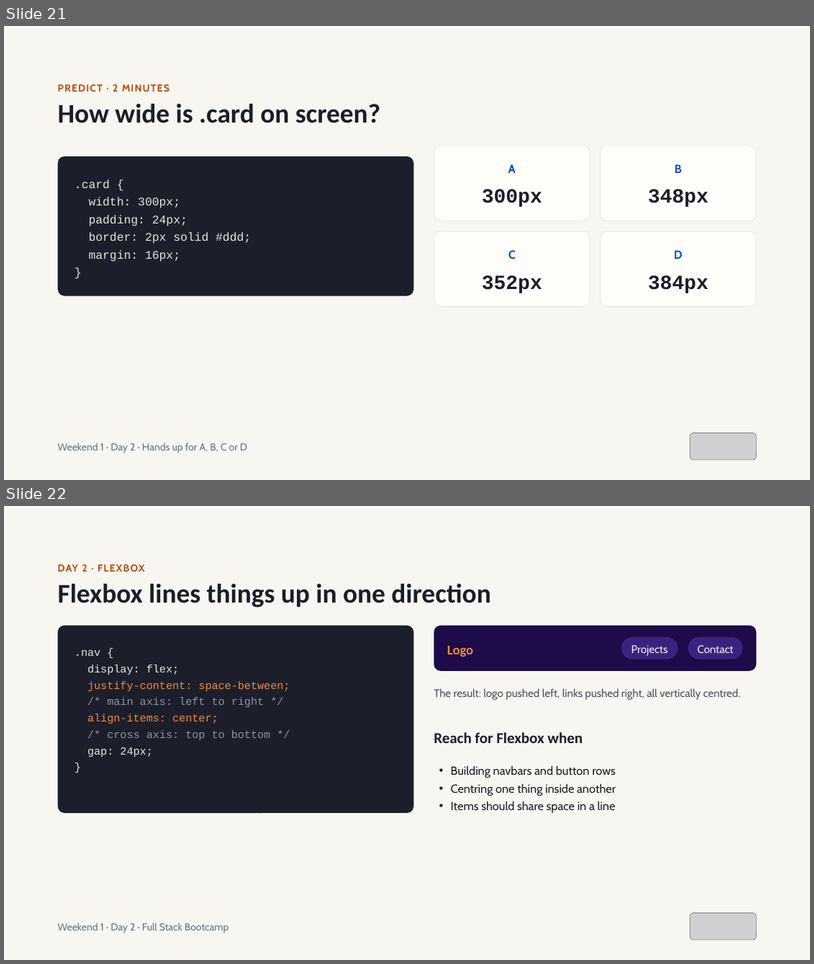
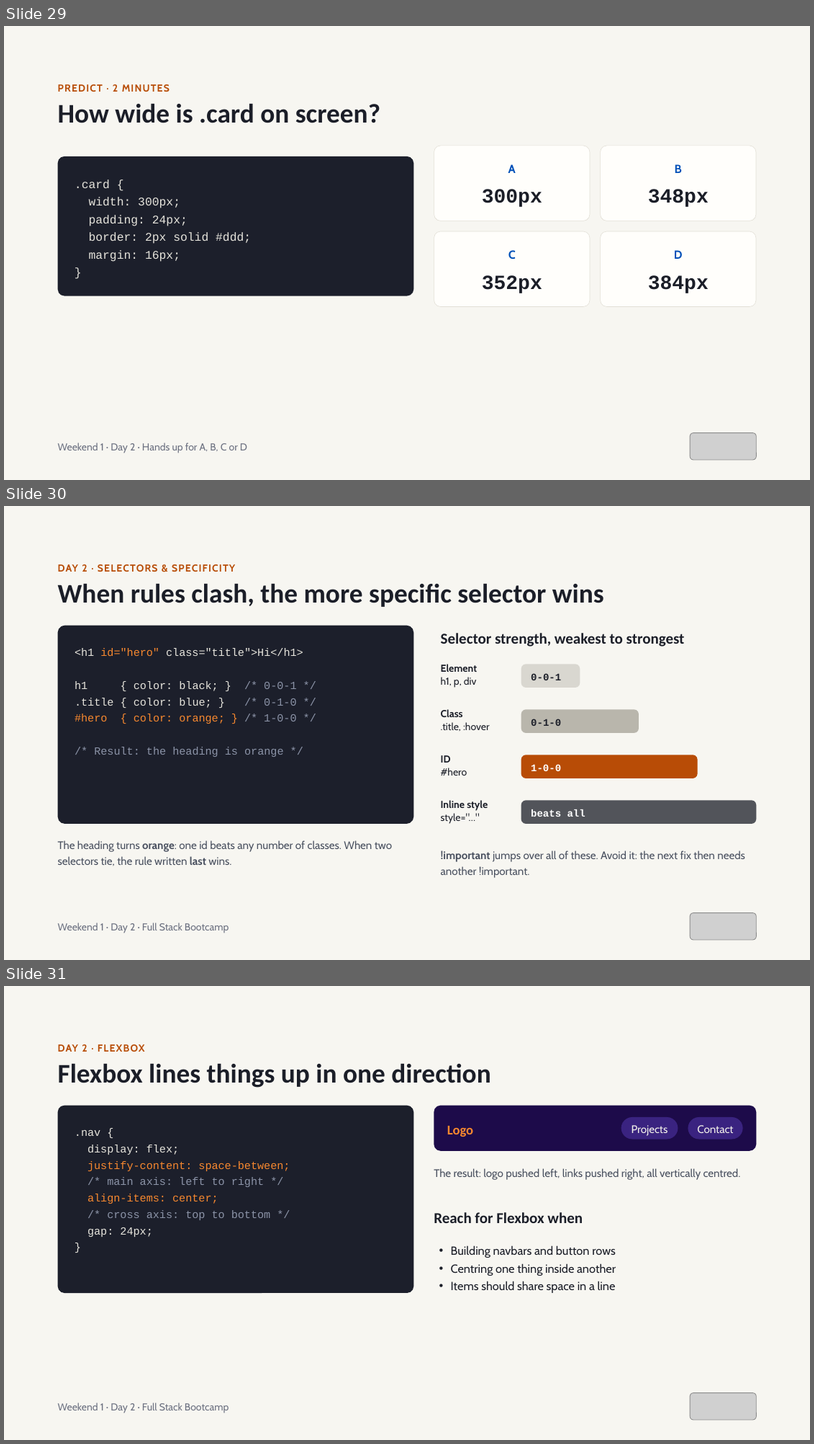
Before and after one commit to Matiz009/web-qi, a slide deck: resources/Weekend 1 — Dev Foundations & Modern Web.pptx. Shown one above the other, each under a label of ours: slides 21 and 22 before the commit, slides 29, 30 and 31 after it. The pictures are 814x964 and 814x1444 pixels, drawn with LibreOffice and Linux fonts; fonts in the diff are those of the drawing; grey boxes stand for pictures. Boxes give left, top, right and bottom in pixels: in the first picture for what was removed or moved away, otherwise in the second. Text is boxed around its words. In the diff, an @@ line names an element or a change of style, - is before the commit and + after.

```diff
--- a/resources/Weekend 1 — Dev Foundations & Modern Web.pptx
+++ b/resources/Weekend 1 — Dev Foundations & Modern Web.pptx
@@ slide 30 added at (x1=4, y1=506, x2=810, y2=960), background #F7F6F1 @@
@@ text added at (x1=58, y1=564, x2=235, y2=572), 12 pt, text #B84C06, bold @@
+DAY 2 · SELECTORS & SPECIFICITY
@@ title added at (x1=58, y1=583, x2=604, y2=607), 32 pt, text #1B1E28, bold @@
+When rules clash, the more specific selector wins
@@ rounded rectangle added at (x1=58, y1=626, x2=414, y2=824), fill #1C1F2B, 13 pt, text #E6E4DC @@
+<h1 id="hero" class="title">Hi</h1>
+h1 { color: black; } /* 0-0-1 */
+.title { color: blue; } /* 0-1-0 */
+#hero { color: orange; } /* 1-0-0 */
+/* Result: the heading is orange */
@@ text added at (x1=441, y1=633, x2=685, y2=646), 18 pt, text #1B1E28, bold @@
+Selector strength, weakest to strongest
@@ text added at (x1=441, y1=664, x2=478, y2=687), 12 pt, text #1B1E28 @@
+Element
+h1, p, div
@@ rounded rectangle added at (x1=522, y1=664, x2=581, y2=687), fill #D9D7D0, 12 pt, text #1B1E28, bold @@
+0-0-1
@@ text added at (x1=441, y1=709, x2=489, y2=731), 12 pt, text #1B1E28 @@
+Class
+.title, :hover
@@ rounded rectangle added at (x1=522, y1=709, x2=639, y2=733), fill #B9B6AC, 12 pt, text #1B1E28, bold @@
+0-1-0
@@ text added at (x1=441, y1=755, x2=468, y2=775), 12 pt, text #1B1E28 @@
+ID
+#hero
@@ rounded rectangle added at (x1=522, y1=754, x2=699, y2=778), fill #B84C06, 12 pt, text #FFFFFF, bold @@
+1-0-0
@@ text added at (x1=441, y1=800, x2=488, y2=824), 12 pt, text #1B1E28, bold @@
+Inline style
+style="…"
@@ rounded rectangle added at (x1=522, y1=800, x2=757, y2=824), fill #52545A, 12 pt, text #FFFFFF, bold @@
+beats all
@@ text added at (x1=58, y1=840, x2=392, y2=866), 13 pt, text #4A5160 @@
+The heading turns orange: one id beats any number of classes. When two selectors tie, the rule written last wins.
@@ text added at (x1=441, y1=850, x2=746, y2=878), 13 pt, text #4A5160 @@
+!important jumps over all of these. Avoid it: the next fix then needs another !important.
@@ picture added at (x1=691, y1=913, x2=757, y2=939) @@
@@ text added at (x1=58, y1=922, x2=229, y2=933), 12 pt, text #6B7080 @@
+Weekend 1 · Day 2 · Full Stack Bootcamp
@@ what was slide 21 is now slide 29 @@
@@ what was slide 22 is now slide 31 @@
```
Also in this commit, not shown: 10 slides changed, 21 other slides added, 5 other files.
